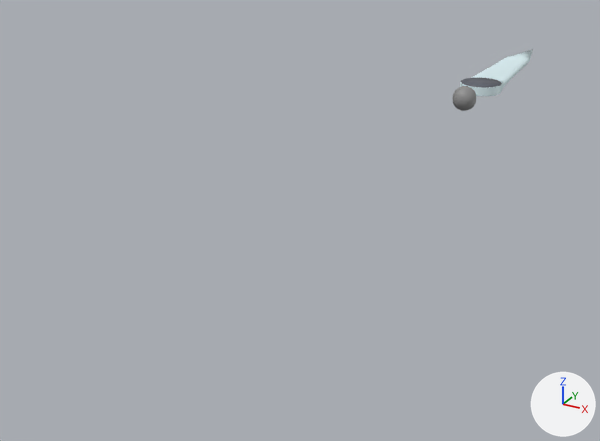
Two versions of the FBX model Blend Files/fbx/roundsword.fbx, one commit apart.
Before and after are seen from a 50 mm lens placed at (0.0219, -0.0699, 0.0197), pointed at (-0.0057, -0.0197, -0.0054). The lights are fixed; the arrows at lower right show +X, +Y and +Z. Where no turn or scale is listed for an object, it has been applied to the vertices.

The scene before the commit, as lines of its bpy script (objects in view):
```python
me_round_sword = bpy.data.meshes.new('round_sword')
me_round_sword.from_pydata(...)  # 213 vertices, 242 faces; spans x -0.0018..0.0019, y -0.0009..0.0235, z -0.0011..0.0011
# faces by material slot: [102, 100, 40]
me_round_sword.materials.append(mat_sword1)  # white #e5faff
me_round_sword.materials.append(mat_sword2)  # grey #8d8d8d
me_round_sword.materials.append(mat_sword3)  # dark grey #5c606b
ob_round_sword = bpy.data.objects.new('round_sword', me_round_sword)
ob_round_sword.location = (0.0, 0.0, 0.0)
```
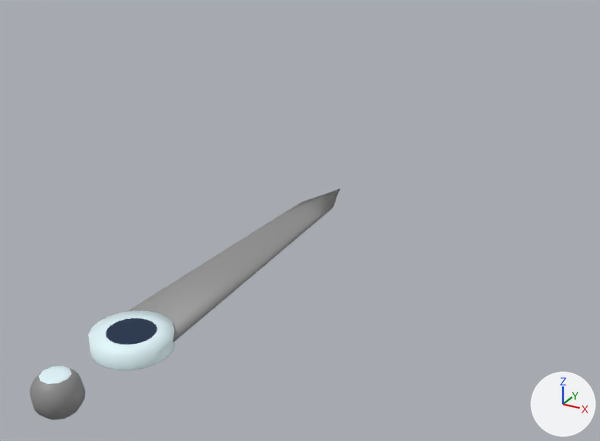
Boxes [x1, y1, x2, y2] around the edits, measured in the pictures (600 x 441 px):
'round_sword', reshaped, moved (285% wider, 270% taller): before [453, 49, 533, 111]; after [30, 188, 341, 420]
part 1 of me_round_sword, added: after [127, 188, 341, 342]
part 2 of me_round_sword, cut back: before [461, 49, 533, 91]; after [88, 311, 175, 355]
part 3 of me_round_sword, recoloured: before [458, 86, 472, 111]; after [39, 366, 72, 384]
part 4 of me_round_sword, recoloured: before [461, 78, 502, 88]; after [106, 318, 157, 345]

What changed in the scene script:
```text
Add mat_sword4:
    mat_sword4 = principled_material('sword4')
    mat_sword4.base_color = (0.0, 0.0184, 0.0607)  # dark blue #002546
Change me_round_sword:
    used by ob_round_sword; location = (0.0, 0.0, 0.0)
    remove me_round_sword.from_pydata(...)  # 213 vertices, 242 faces; spans x -0.0018..0.0019, y -0.0009..0.0235, z -0.0011..0.0011
    add me_round_sword.from_pydata(...)  # 213 vertices, 240 faces; spans x -0.0018..0.0019, y -0.0009..0.0257, z -0.0009..0.0009
    me_round_sword part 1: a new loose piece of 39 vertices spanning x -0.0018..0.0018, y 0.0052..0.0257, z -0.0003..0.0003, in mat_sword2 (grey #8d8d8d)
    me_round_sword part 2
    39 vertices are removed from x -0.0018..0.0018, y 0.0069..0.0235, z -0.0003..0.0003
    50 faces are deleted
    10 vertices in x -0.0003..0.0003, y -0.0002..0.0004, z -0.001 move by (0.0, 0.0, 0.0001)
    10 vertices in x -0.0003..0.0003, y -0.0002..0.0004, z 0.001 move by (0.0, 0.0, -0.0001)
    22 vertices move from x -0.0018..0.0019, y 0.0001..0.0066, z -0.0011..0.0011 to x -0.0011..0.0012, y 0.0001..0.0059, z -0.0009..0.0009
    8 new faces join them, mat_sword1 (white #e5faff)
    me_round_sword part 3: 40 faces spanning x -0.0006..0.0007, y -0.0005..0.0007, z -0.0009..0.0009 switch from mat_sword2 (grey #8d8d8d) to mat_sword1 (white #e5faff)
    me_round_sword part 4: 20 faces spanning x -0.0011..0.0012, y 0.0036..0.0059, z 0.0004 switch from mat_sword3 (dark grey #5c606b) to mat_sword4 (dark blue #002546)
Change ob_round_sword:
    ob_round_sword.location: (0.0, 0.0, 0.0) -> (0.0, -0.0503, 0.0)
```
